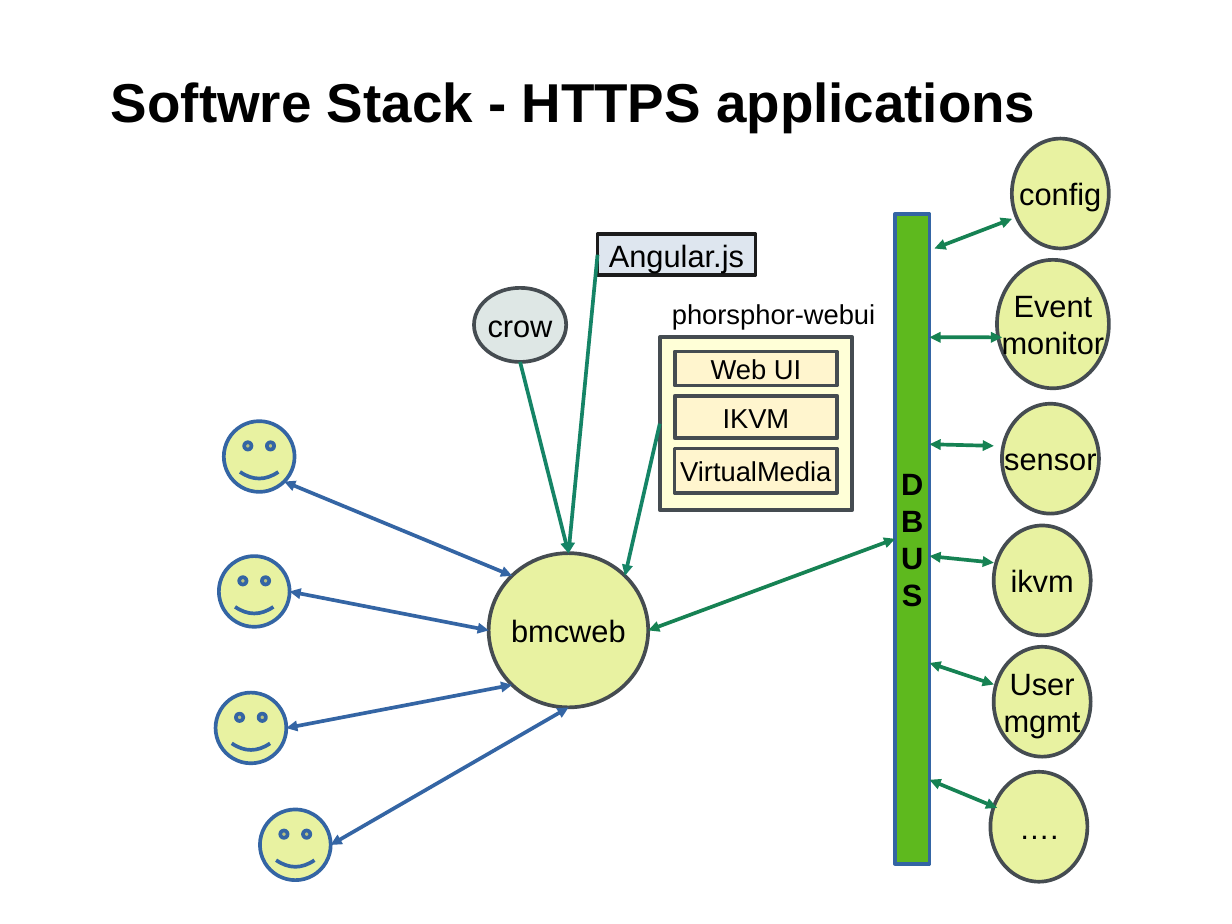
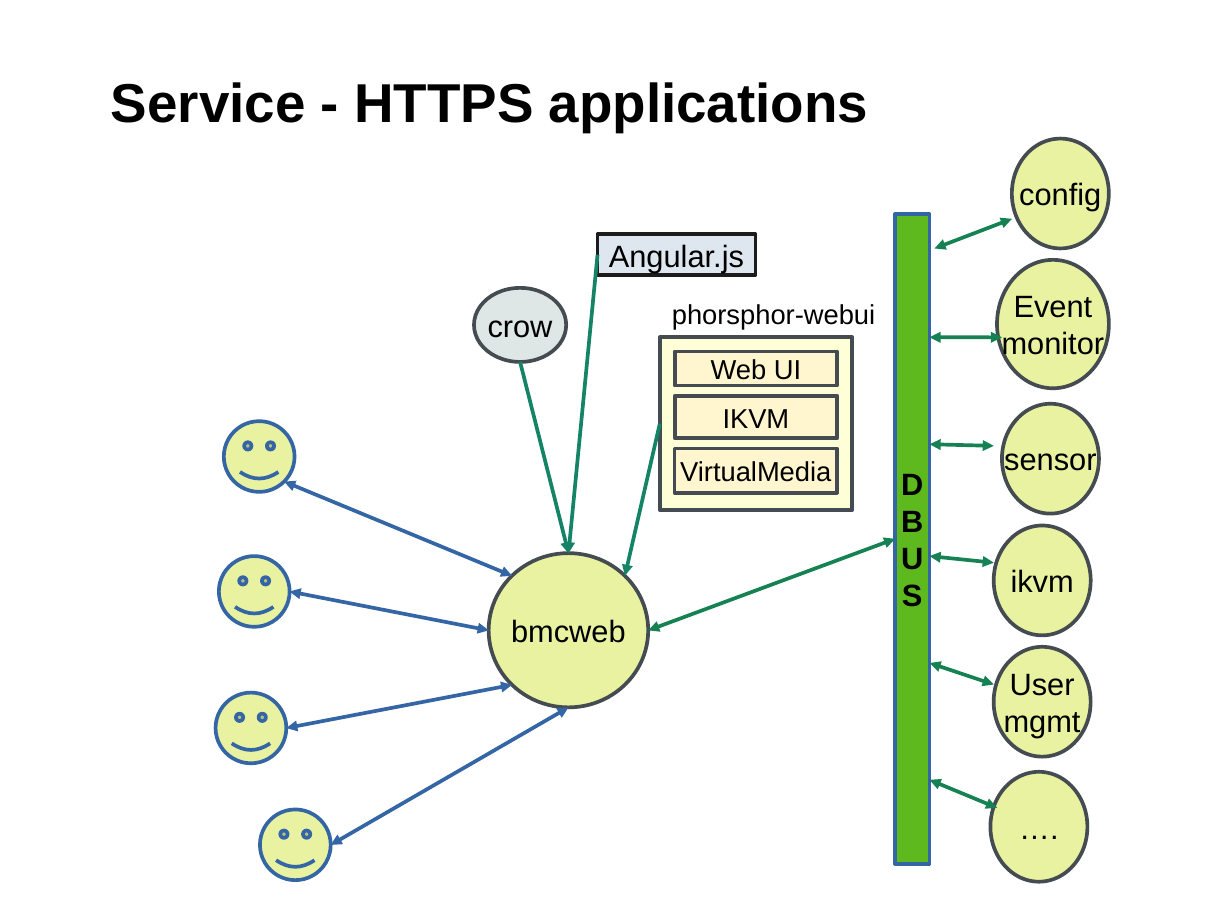
Before and after one commit to chesterlintw/conf-docs, a slide deck: slide 17 of suse-lab-conf/2019/proceeding/openbmc.odp. Drawn at 1232x924 pixels with LibreOffice and Linux fonts; fonts in the diff are those of the drawing; background and template pictures are left out. Boxes give left, top, right and bottom in pixels: in the first picture for what was removed or moved away, otherwise in the second. Text is boxed around its words. In the diff, an @@ line names an element or a change of style, - is before the commit and + after.

```diff
--- a/suse-lab-conf/2019/proceeding/openbmc.odp
+++ b/suse-lab-conf/2019/proceeding/openbmc.odp
@@ title at bbox=[111, 82, 868, 132]: text changed @@
-Softwre Stack - HTTPS applications
+Service - HTTPS applications
```
Also in this commit, not shown: 23 other slides changed, 4 slides added, 8 slides removed.
